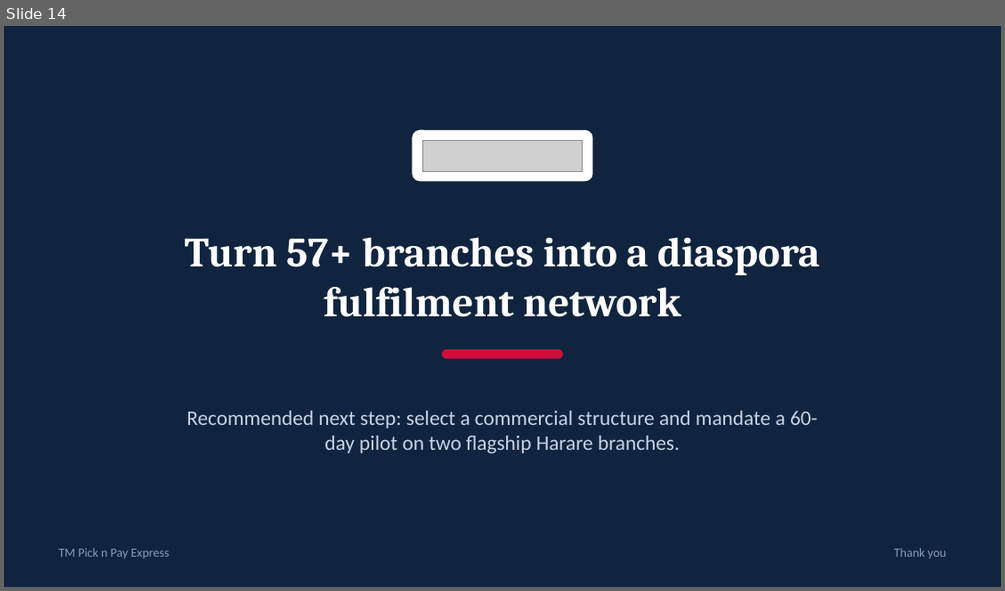
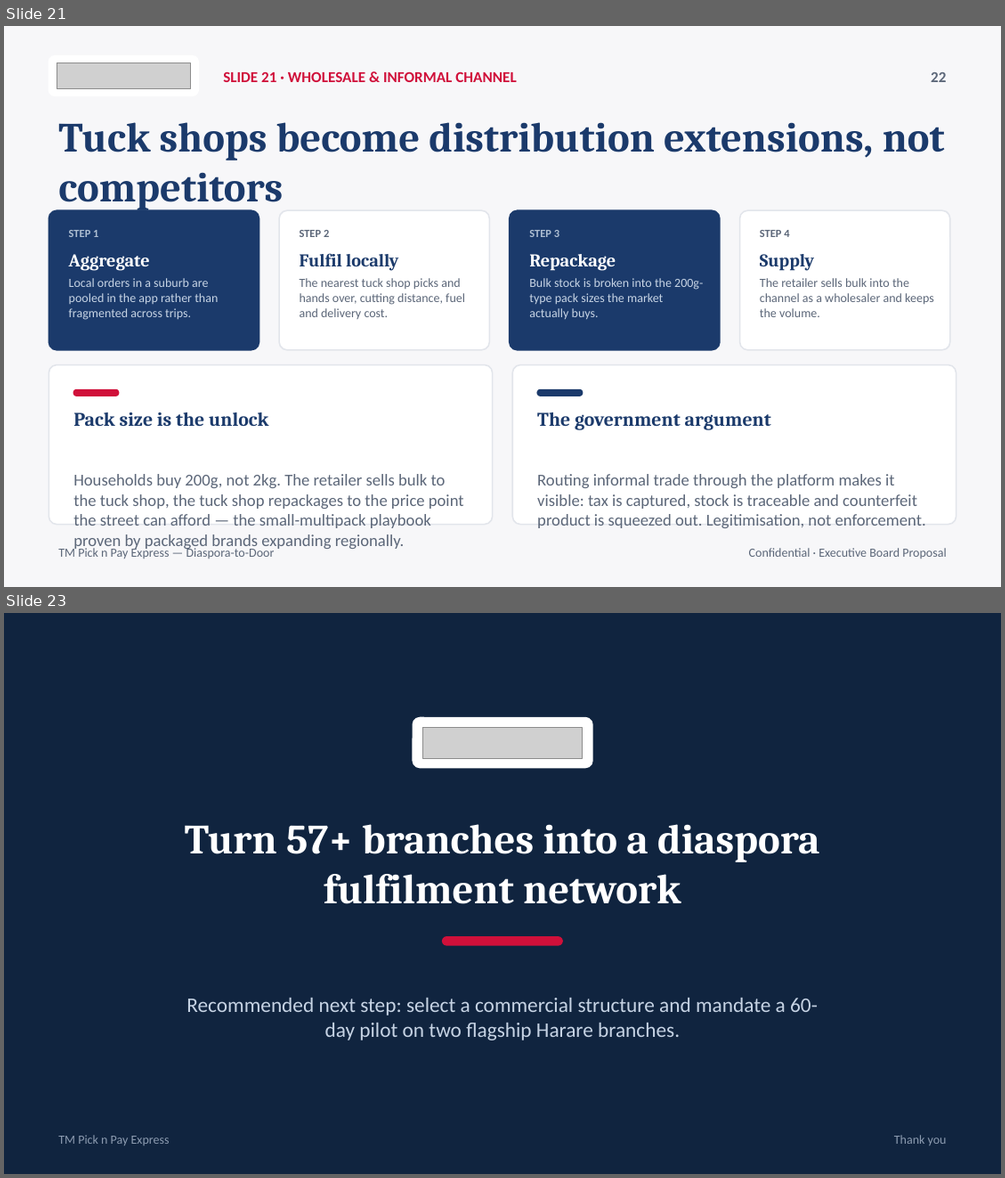
Before and after one commit to gugunyathi/retail-bridge, a slide deck: public/TM-Pick-n-Pay-Express.ppt. Shown one above the other, each under a label of ours: slide 14 before the commit, slides 21 and 23 after it; the slides between them are not shown. The pictures are 1005x591 and 1005x1178 pixels, drawn with LibreOffice and Linux fonts; fonts in the diff are those of the drawing; grey boxes stand for pictures. Boxes give left, top, right and bottom in pixels: in the first picture for what was removed or moved away, otherwise in the second. Text is boxed around its words. In the diff, an @@ line names an element or a change of style, - is before the commit and + after.

```diff
--- a/public/TM-Pick-n-Pay-Express.ppt
+++ b/public/TM-Pick-n-Pay-Express.ppt
@@ slide 21 added at <box>4,26,1001,587</box>, background #F7F7F9 @@
@@ rounded rectangle added at <box>48,56,198,95</box>, fill #FFFFFF, outline #FFFFFF 0.99 pt @@
@@ picture added at <box>57,62,190,89</box> @@
@@ text added at <box>223,71,516,82</box>, 11 pt, text #D0103A, bold @@
+SLIDE 21 · WHOLESALE & INFORMAL CHANNEL
@@ text added at <box>930,72,946,82</box>, 11 pt, text #5C6779, bold @@
+22
@@ text added at <box>58,122,945,211</box>, 30 pt, text #1B3A6B, bold @@
+Tuck shops become distribution extensions, not competitors
@@ rounded rectangle added at <box>48,210,259,350</box>, fill #1B3A6B, outline #1B3A6B 0.99 pt @@
@@ rounded rectangle added at <box>279,210,489,350</box>, fill #FFFFFF, outline #E2E5EB 0.99 pt @@
@@ rounded rectangle added at <box>510,210,720,350</box>, fill #1B3A6B, outline #1B3A6B 0.99 pt @@
@@ rounded rectangle added at <box>740,210,950,350</box>, fill #FFFFFF, outline #E2E5EB 0.99 pt @@
@@ text added at <box>69,230,98,237</box>, 8 pt, text #AEBED2, bold @@
+STEP 1
@@ text added at <box>299,230,329,237</box>, 8 pt, text #5C6779, bold @@
+STEP 2
@@ text added at <box>529,230,559,237</box>, 8 pt, text #AEBED2, bold @@
+STEP 3
@@ text added at <box>760,230,789,237</box>, 8 pt, text #5C6779, bold @@
+STEP 4
@@ text added at <box>69,254,150,271</box>, 13 pt, text #FFFFFF, bold @@
+Aggregate
@@ text added at <box>299,253,398,271</box>, 13 pt, text #1B3A6B, bold @@
+Fulfil locally
@@ text added at <box>529,254,615,271</box>, 13 pt, text #FFFFFF, bold @@
+Repackage
@@ text added at <box>760,254,814,271</box>, 13 pt, text #1B3A6B, bold @@
+Supply
@@ text added at <box>69,278,218,320</box>, 9 pt, text #C6D3E4 @@
+Local orders in a suburb are pooled in the app rather than fragmented across trips.
@@ text added at <box>299,278,465,319</box>, 9 pt, text #5C6779 @@
+The nearest tuck shop picks and hands over, cutting distance, fuel and delivery cost.
@@ text added at <box>529,278,703,319</box>, 9 pt, text #C6D3E4 @@
+Bulk stock is broken into the 200g-type pack sizes the market actually buys.
@@ text added at <box>760,278,934,317</box>, 9 pt, text #5C6779 @@
+The retailer sells bulk into the channel as a wholesaler and keeps the volume.
@@ rounded rectangle added at <box>48,365,493,524</box>, fill #FFFFFF, outline #E2E5EB 0.99 pt @@
@@ rounded rectangle added at <box>512,365,956,524</box>, fill #FFFFFF, outline #E2E5EB 0.99 pt @@
@@ rounded rectangle added at <box>73,390,119,396</box>, fill #D0103A, outline #D0103A 0.99 pt @@
@@ rounded rectangle added at <box>537,390,582,396</box>, fill #1B3A6B, outline #1B3A6B 0.99 pt @@
@@ text added at <box>73,412,268,426</box>, 14 pt, text #1B3A6B, bold @@
+Pack size is the unlock
@@ text added at <box>537,412,771,430</box>, 14 pt, text #1B3A6B, bold @@
+The government argument
@@ text added at <box>73,474,464,550</box>, 12 pt, text #5C6779 @@
+Households buy 200g, not 2kg. The retailer sells bulk to the tuck shop, the tuck shop repackages to the price point the street can afford — the small-multipack playbook proven by packaged brands expanding regionally.
@@ text added at <box>537,474,926,528</box>, 12 pt, text #5C6779 @@
+Routing informal trade through the platform makes it visible: tax is captured, stock is traceable and counterfeit product is squeezed out. Legitimisation, not enforcement.
@@ text added at <box>58,546,275,558</box>, 9 pt, text #5C6779 @@
+TM Pick n Pay Express — Diaspora-to-Door
@@ text added at <box>749,548,946,558</box>, 9 pt, text #5C6779 @@
+Confidential · Executive Board Proposal
@@ what was slide 14 is now slide 23 @@
```
Also in this commit, not shown: 8 other slides added, 2 other files.
